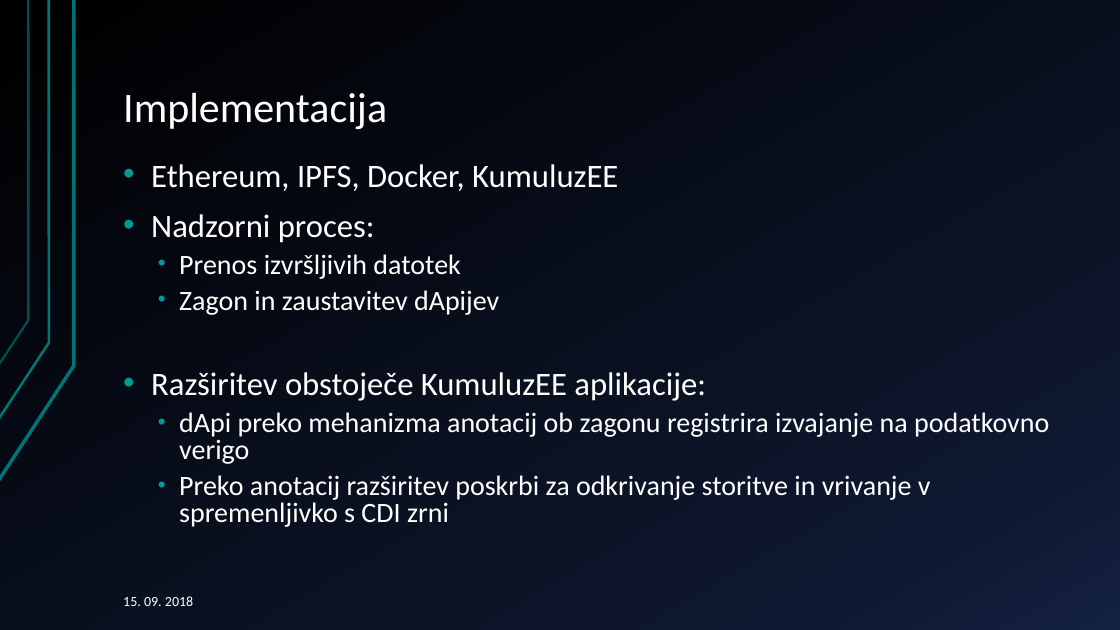
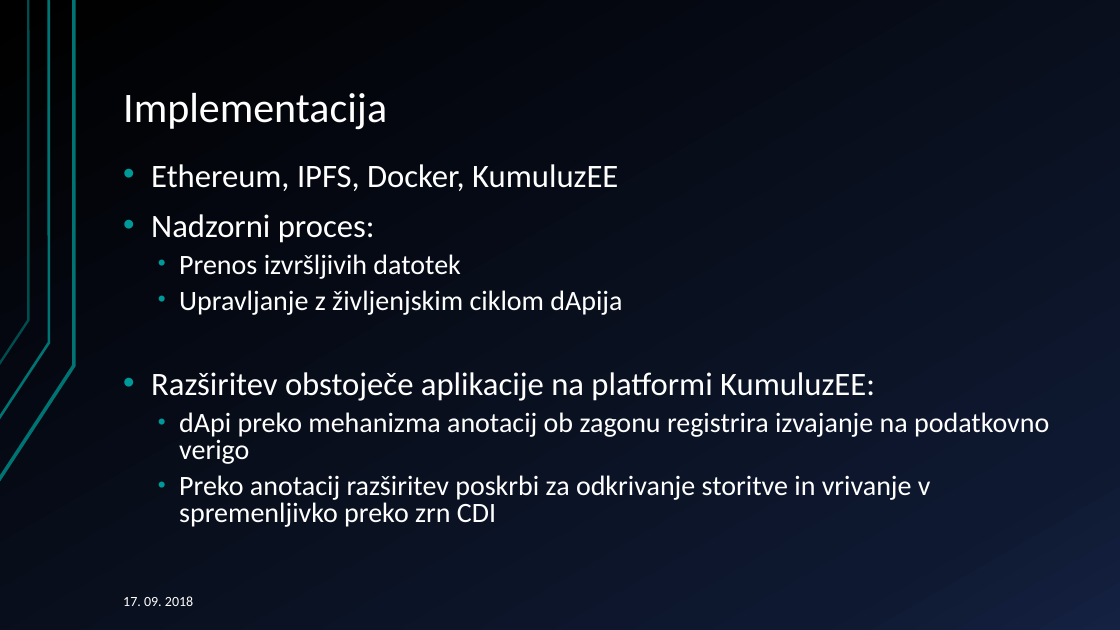
Before and after one commit to primozH/diploma, a slide deck: slide 13 of mikrostoritve decentralizacija.pptx. Drawn at 1120x630 pixels with LibreOffice and Linux fonts; fonts in the diff are those of the drawing. Boxes give left, top, right and bottom in pixels: in the first picture for what was removed or moved away, otherwise in the second. Text is boxed around its words. In the diff, an @@ line names an element or a change of style, - is before the commit and + after.

```diff
--- a/mikrostoritve decentralizacija.pptx
+++ b/mikrostoritve decentralizacija.pptx
@@ text at [151,290,875,401]: text changed @@
-  • Zagon in zaustavitev dApijev
-• Razširitev obstoječe KumuluzEE aplikacije:
+  • Upravljanje z življenjskim ciklom dApija
+• Razširitev obstoječe aplikacije na platformi KumuluzEE:
@@ text at [179,475,931,527]: text changed @@
-  • Preko anotacij razširitev poskrbi za odkrivanje storitve in vrivanje v spremenljivko s CDI zrni
+  • Preko anotacij razširitev poskrbi za odkrivanje storitve in vrivanje v spremenljivko preko zrn CDI
@@ text at [123,596,193,606]: text changed @@
-15. 09. 2018
+17. 09. 2018
```
Also in this commit, not shown: 14 other slides changed.
